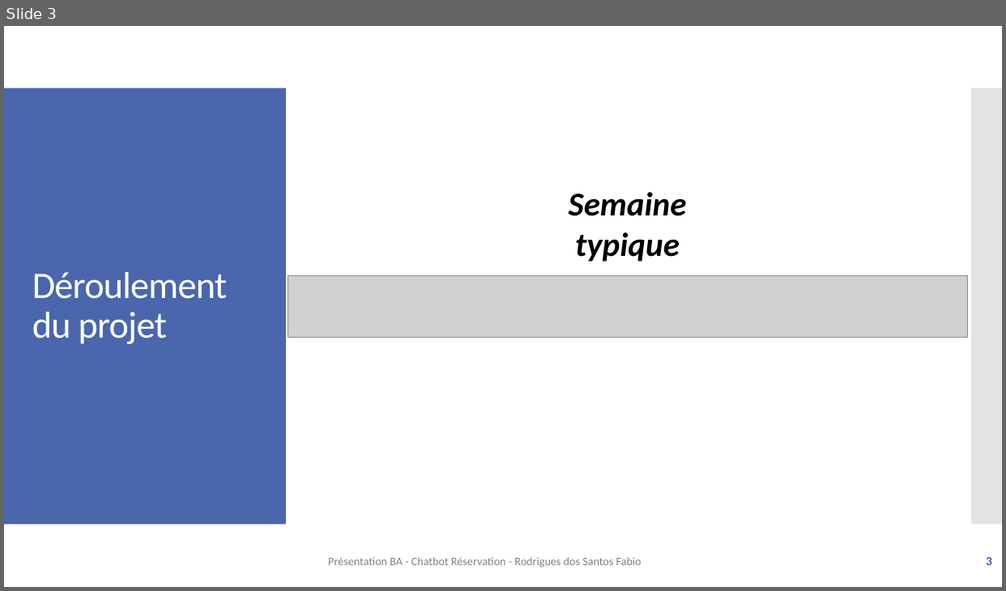
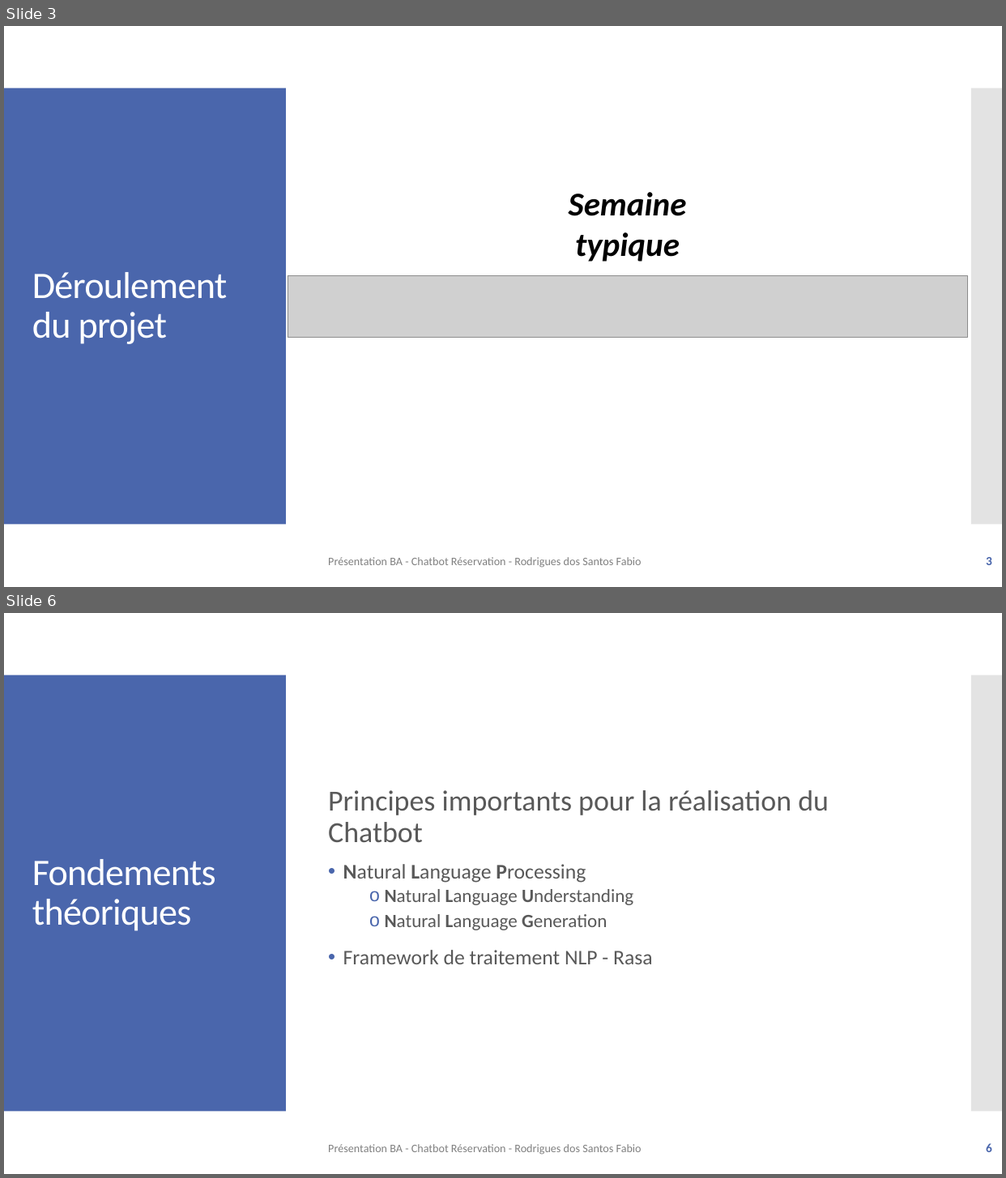
Before and after one commit to f-rdrgs/projet-bachelor, a slide deck: documentation/travail_bachelor/ISC_LOG_presentation_diplome_RodriguesDosSantosFabio_EggenbergNiklaus_2024.pptx. Shown one above the other, each under a label of ours: slide 3 before the commit, slides 3 and 6 after it; the slides between them are not shown. The pictures are 1006x591 and 1006x1178 pixels, drawn with LibreOffice and Linux fonts; fonts in the diff are those of the drawing; grey boxes stand for pictures. Boxes give left, top, right and bottom in pixels: in the first picture for what was removed or moved away, otherwise in the second. Text is boxed around its words. In the diff, an @@ line names an element or a change of style, - is before the commit and + after.

```diff
--- a/documentation/travail_bachelor/ISC_LOG_presentation_diplome_RodriguesDosSantosFabio_EggenbergNiklaus_2024.pptx
+++ b/documentation/travail_bachelor/ISC_LOG_presentation_diplome_RodriguesDosSantosFabio_EggenbergNiklaus_2024.pptx
@@ slide 6 added at box(4, 613, 1002, 1174), background #FFFFFF; not listed: 2 template elements that a slide beside it also shows @@
@@ text added at box(328, 790, 829, 965), 20 pt, text #595959 @@
+Principes importants pour la réalisation du Chatbot
+• Natural Language Processing
+  o Natural Language Understanding
+  o Natural Language Generation
+• Framework de traitement NLP - Rasa
@@ title added at box(32, 859, 216, 931), 36 pt, text #FFFFFF @@
+Fondements théoriques
@@ text added at box(328, 1144, 641, 1155), 11 pt, text #808080 @@
+Présentation BA - Chatbot Réservation - Rodrigues dos Santos Fabio
@@ page number added at box(986, 1144, 992, 1152), 12 pt, text #4A66AC, bold @@
+6
```
Also in this commit, not shown: 2 slides changed, 2 other slides added.
